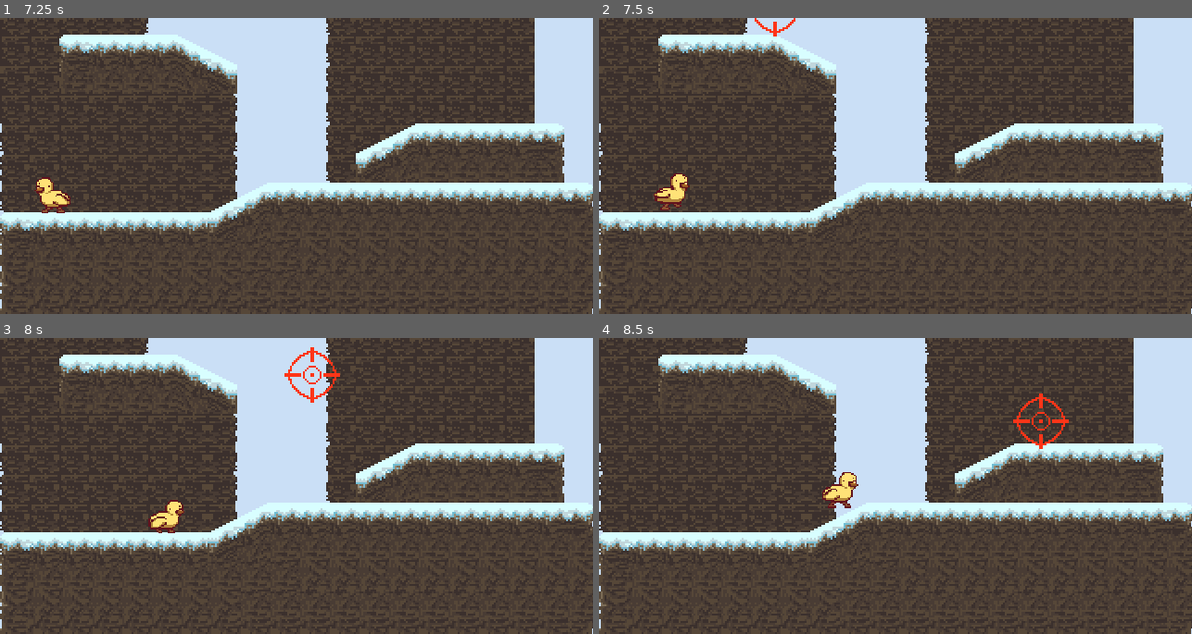
Above: before the commit, frames 1-4 (two rows, left to right).
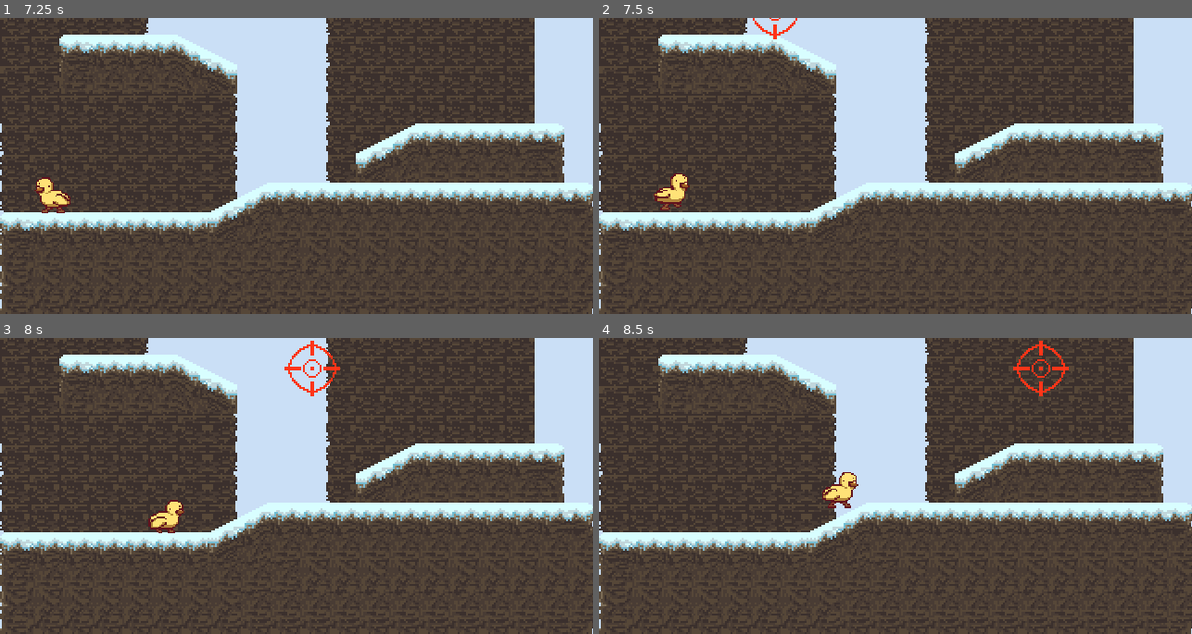
Above: after the commit, the same moments.

Repository: AlexPham0209/DuckedUp
Game: Godot game, scene res://src/Scenes/MainLevel.tscn
The game is run twice, just before and just after one commit, with the same random seed, the same clock (stepped at 60 frames per second) and the same inputs.
Inputs (mouse positions are in pixels of both pictures, inside the frame that each line leads up to):
- Up to frame 1 (7.25 s): move the mouse to (296, 183) at 0.52 s; hold D (Right) 0.53-2.03 s; click (296, 183) at 0.67 s; move the mouse to (177, 180) at 1.27 s; move the mouse to (355, 100) at 2.02 s; hold A (Left) 2.03-2.78 s; move the mouse to (266, 225) at 2.77 s; hold D (Right) 2.78-4.28 s; click (266, 225) at 2.92 s; move the mouse to (474, 210) at 3.52 s; move the mouse to (118, 121) at 4.27 s; hold A (Left) 4.28-5.03 s; move the mouse to (326, 166) at 5.02 s; hold D (Right) 5.03-5.78 s; click (326, 166) at 5.17 s; move the mouse to (207, 92) at 5.77 s; hold A (Left) from 5.78 s (still down); move the mouse to (426, 151) at 6.52 s
- Up to frame 2 (7.5 s): move the mouse to (776, 180) at 7.27 s; release A (Left) at 7.28 s; hold D (Right) from 7.28 s (still down); click (776, 180) at 7.42 s
- Up to frame 3 (8 s): keep holding D (Right)
- Up to frame 4 (8.5 s): keep holding D (Right); move the mouse to (954, 420) at 8.02 s

Frame 1 is identical in both runs. In frame 2, 0.1% of the frame differs, in the area x 25-34%, y 0-8%; in frame 3, 0.6%; in frame 4, 0.7%, in the area x 69-80%, y 0-38%.

Commit message:
Fixed bug where Crosshair gets stuck

Diff:
--- a/src/Scenes/MainLevel.tscn
+++ b/src/Scenes/MainLevel.tscn
@@ -98,7 +98,7 @@
 position = Vector2(-150, -183)
 
 [node name="CollisionShape2D" parent="Region2/Trigger" index="0"]
-position = Vector2(10, -47)
+position = Vector2(10, -35.5)
 
 [editable path="Bird"]
 [editable path="Bird/Camera"]
--- a/src/Scenes/Region.tscn
+++ b/src/Scenes/Region.tscn
@@ -3,7 +3,7 @@
 [ext_resource type="Script" path="res://src/Scripts/Region.gd" id="1_ck4r8"]
 
 [sub_resource type="RectangleShape2D" id="RectangleShape2D_3mc71"]
-size = Vector2(320, 272)
+size = Vector2(320, 295)
 
 [node name="Region" type="Node2D"]
 script = ExtResource("1_ck4r8")
--- a/src/Scenes/States/SearchingState.gd
+++ b/src/Scenes/States/SearchingState.gd
@@ -12,13 +12,15 @@
 	time = 0
 
 func physics_update(delta):
+	#A little ugly
 	if Global.bird.current_region != self.current_region:
 		var pivot = Global.bird.current_region.pivot.global_position.y
 		direction = -1 if crosshair.global_position.y > pivot else 1
 	else:
-		if crosshair.global_position.y < top or crosshair.global_position.y > bottom:
-			direction = -direction
-
+		if crosshair.global_position.y < top:
+			direction = 1
+		elif crosshair.global_position.y > bottom:
+			direction = -1
 	move(delta)
 
 func move(delta):
